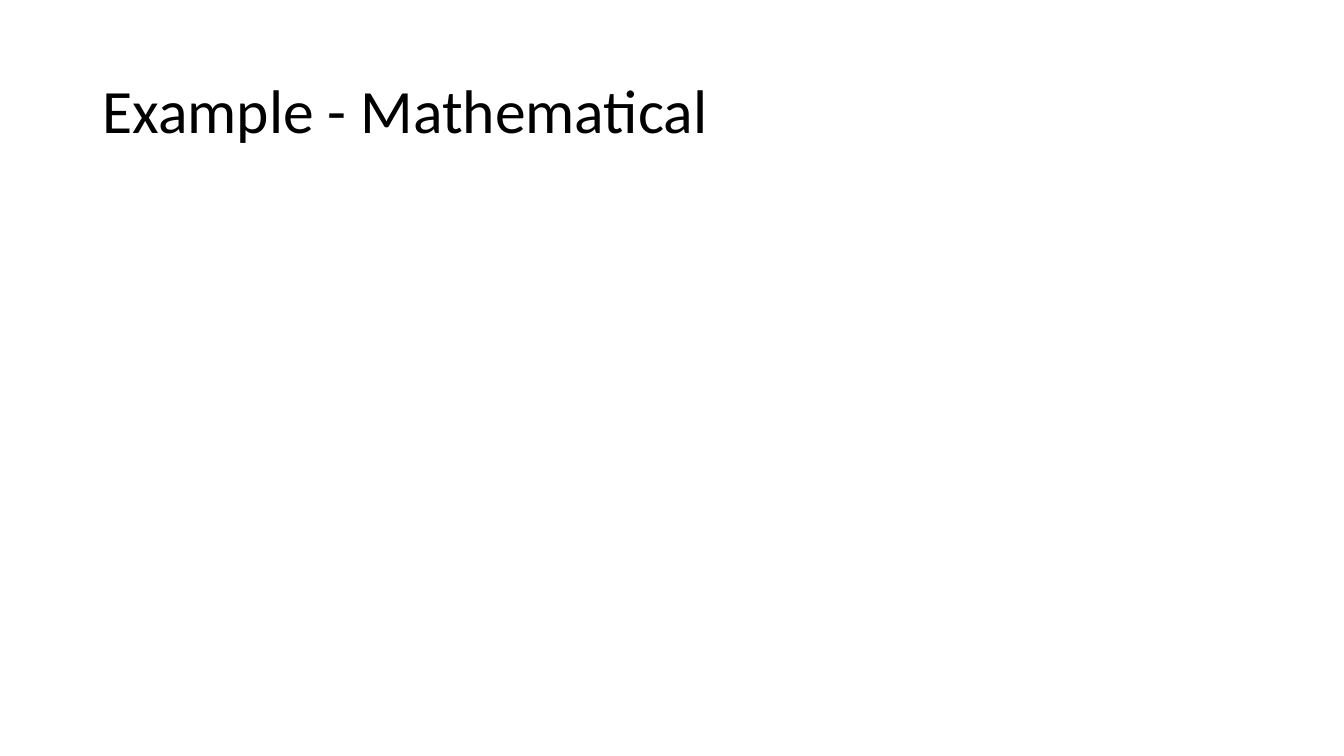
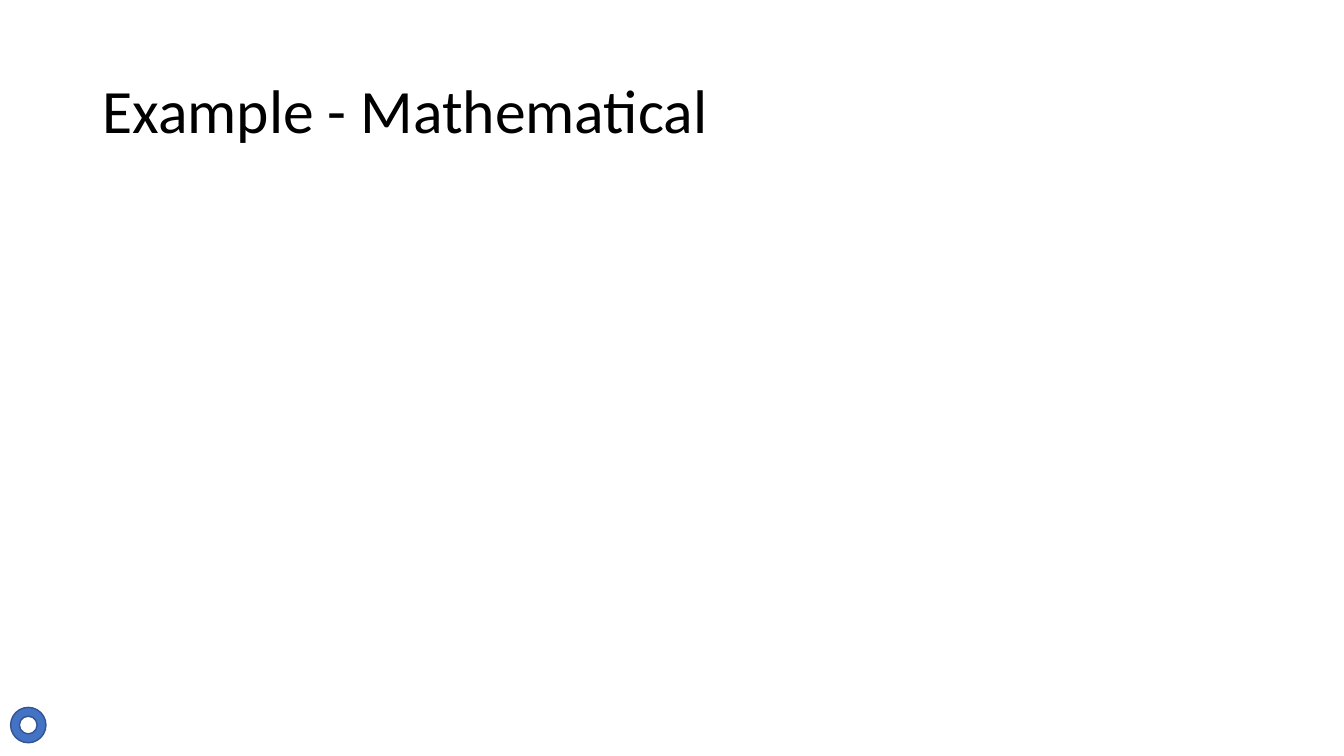
Before and after one commit to Tsintsuntsini/PHYS_581, a slide deck: slide 11 of Presentation2/The Lomb-Scargle Algorithm-v2.pptx. Drawn at 1344x756 pixels with LibreOffice and Linux fonts; fonts in the diff are those of the drawing. Boxes give left, top, right and bottom in pixels: in the first picture for what was removed or moved away, otherwise in the second. Text is boxed around its words. In the diff, an @@ line names an element or a change of style, - is before the commit and + after.

Commit message:
marked slides with circle, will add example slides in a bit

```diff
--- a/Presentation2/The Lomb-Scargle Algorithm-v2.pptx
+++ b/Presentation2/The Lomb-Scargle Algorithm-v2.pptx
@@ donut added at [11,708,46,743], fill #4472C4, outline #325491 1 pt @@
```
Also in this commit, not shown: 3 other slides changed.
